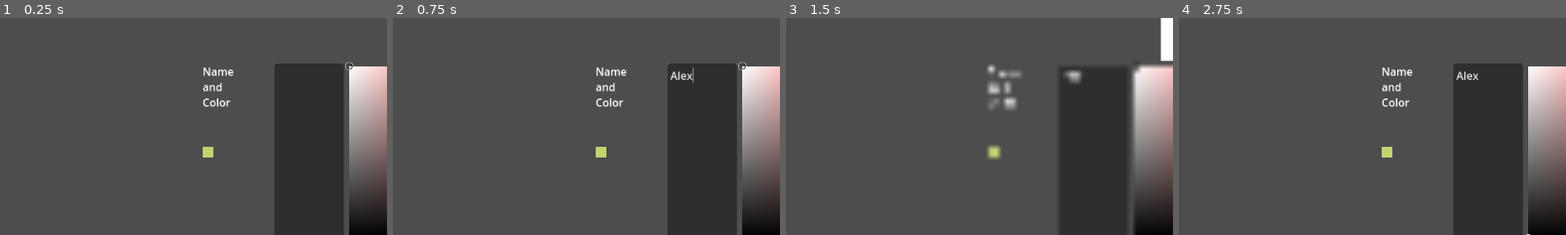
Above: before the commit, frames 1-4 (left to right).
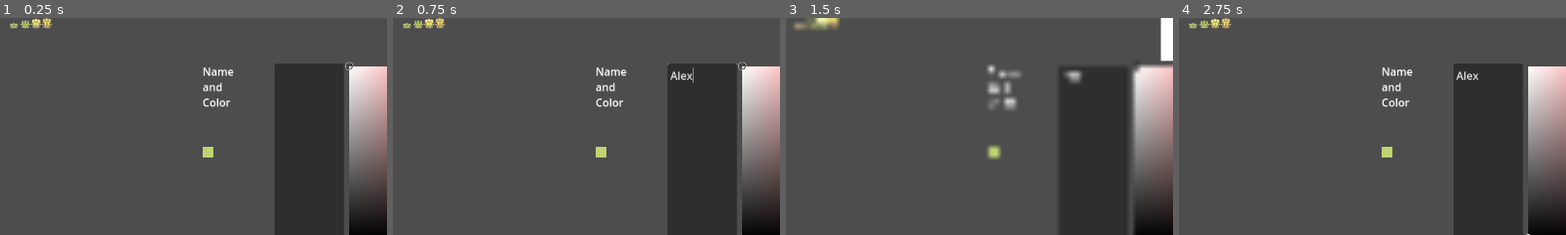
Above: after the commit, the same moments.

Repository: ArcaneBow7258/godot_discord_test
Game: Godot game, scene res://scenes/main.tscn
Same seed, same stepped clock (60 frames per second), same inputs: the game is played once before the commit and once after it.
Inputs (mouse positions are % of the whole screen's width and height, from its top left):
- Up to frame 1 (0.25 s): no input
- Up to frame 2 (0.75 s): click (42, 36) at 0.52 s; type "Alex" at 0.6 s
- Up to frame 3 (1.5 s): click (50, 79) at 0.75 s; type "12" at 0.83 s; click (48, 53) at 1.25 s
- Up to frame 4 (2.75 s): click "Host Game" at 2 s
The pictures show only the part of the screen within x 2-52%, y 0-50%; the shares and areas given below are measured in that part.

The runs differ from the first frame. In frame 1, 0.3% of the frame differs, in the area x 2-14%, y 0-5%; in frame 2, 0.3%; in frame 3, 0.5%, in the area x 2-14%, y 0-6%; in frame 4, 0.3%.

Commit message:
Some work on plant grwoth
Need to decide how data flow goes... whether manager will tick or go by
time?

Diff:
--- /dev/null
+++ b/plants/generic_plant.gd
@@ -0,0 +1,30 @@
+extends Node
+class_name  GenericPlant
+@export var time_per_stage = 15
+@export var n_stages = 4
+@export var crop  : Node
+@export var origin_tilemap_cords :Vector2
+var current_stage = 0
+signal growth_trigger
+func _init():
+	pass
+# Called when the node enters the scene tree for the first time.
+func _ready():
+	growth_trigger.connect(_on_grow)
+	set_process(false) # dont need to run process for right now...
+	await get_tree().create_timer(time_per_stage).timeout
+	_on_grow()
+	pass # Replace with function body.
+
+
+# Called every frame. 'delta' is the elapsed time since the previous frame.
+func _process(delta):
+	pass
+
+func _on_grow():
+	current_stage += 1
+	if current_stage < n_stages:
+		# Any processing
+		await get_tree().create_timer(time_per_stage).timeout
+func _on_harvest():
+	pass
--- a/scenes/main.tscn
+++ b/scenes/main.tscn
@@ -1,8 +1,10 @@
-[gd_scene load_steps=4 format=3 uid="uid://v2ixguaed37n"]
+[gd_scene load_steps=6 format=3 uid="uid://v2ixguaed37n"]
 
 [ext_resource type="Script" path="res://singles/singemultiplayer_main.gd" id="1_f1s4l"]
 [ext_resource type="Script" path="res://singles/Cells.gd" id="2_rfptw"]
+[ext_resource type="TileSet" uid="uid://ben78m804jpm7" path="res://tilesets/farm.tres" id="2_un2ah"]
 [ext_resource type="TileSet" uid="uid://df5oleg3xy8pp" path="res://tilesets/grass.tres" id="2_wprwp"]
+[ext_resource type="Script" path="res://singles/crop_manager.gd" id="5_aha3v"]
 
 [node name="Node2D" type="Node2D"]
 metadata/_edit_horizontal_guides_ = [-101.0]
@@ -94,6 +96,13 @@
 random_seed = true
 debug = false
 
+[node name="CropMap" type="TileMapLayer" parent="."]
+tile_map_data = PackedByteArray(0, 0, 2, 0, 0, 0, 0, 0, 0, 0, 0, 0, 0, 0, 3, 0, 0, 0, 0, 0, 1, 0, 0, 0, 0, 0, 5, 0, 0, 0, 0, 0, 3, 0, 0, 0, 0, 0, 4, 0, 0, 0, 0, 0, 2, 0, 0, 0, 0, 0)
+tile_set = ExtResource("2_un2ah")
+script = ExtResource("5_aha3v")
+
+[node name="Timer" type="Timer" parent="CropMap"]
+
 [node name="PlayerSpawner" type="MultiplayerSpawner" parent="."]
 unique_name_in_owner = true
 _spawnable_scenes = PackedStringArray("res://scenes/2_player.tscn")
--- /dev/null
+++ b/singles/crop_manager.gd
@@ -0,0 +1,22 @@
+extends TileMapLayer
+
+var plants :  Array[GenericPlant]
+# Called when the node enters the scene tree for the first time.
+func _ready():
+	if !multiplayer.is_server():
+		return
+	pass # Replace with function body.
+
+
+# Called every frame. 'delta' is the elapsed time since the previous frame.
+func _process(delta):
+	pass
+
+func _test():
+	_add_plant(Vector2i(1,1))
+
+
+func _add_plant(cords: Vector2i):
+	var p = GenericPlant.new()
+	plants.append(p)
+	set_cell(cords, p.origin_tilemap_cords + (Vector2i(p.current_stage, 0)))
--- /dev/null
+++ b/tilesets/basic_plants_atlas.tres
@@ -0,0 +1,7 @@
+[gd_resource type="AtlasTexture" load_steps=2 format=3 uid="uid://cgvtsgdumcjeh"]
+
+[ext_resource type="Texture2D" uid="uid://cydshnusoohbo" path="res://tilesets/basic_plants.png" id="1_l7jj6"]
+
+[resource]
+atlas = ExtResource("1_l7jj6")
+region = Rect2(16, 0, 80, 32)
--- /dev/null
+++ b/tilesets/farm.tres
@@ -0,0 +1,19 @@
+[gd_resource type="TileSet" load_steps=3 format=3 uid="uid://ben78m804jpm7"]
+
+[ext_resource type="Texture2D" uid="uid://cgvtsgdumcjeh" path="res://tilesets/basic_plants_atlas.tres" id="1_dv6dp"]
+
+[sub_resource type="TileSetAtlasSource" id="TileSetAtlasSource_e582i"]
+texture = ExtResource("1_dv6dp")
+0:0/0 = 0
+1:0/0 = 0
+2:0/0 = 0
+3:0/0 = 0
+4:0/0 = 0
+0:1/0 = 0
+1:1/0 = 0
+2:1/0 = 0
+3:1/0 = 0
+4:1/0 = 0
+
+[resource]
+sources/0 = SubResource("TileSetAtlasSource_e582i")
Binary file added: tilesets/basic_plants.png
Not shown, added: tilesets/basic_plants.png.import
Binary file added: tilesets/basic_plants_atlas.png
Not shown, added: tilesets/basic_plants_atlas.png.import
